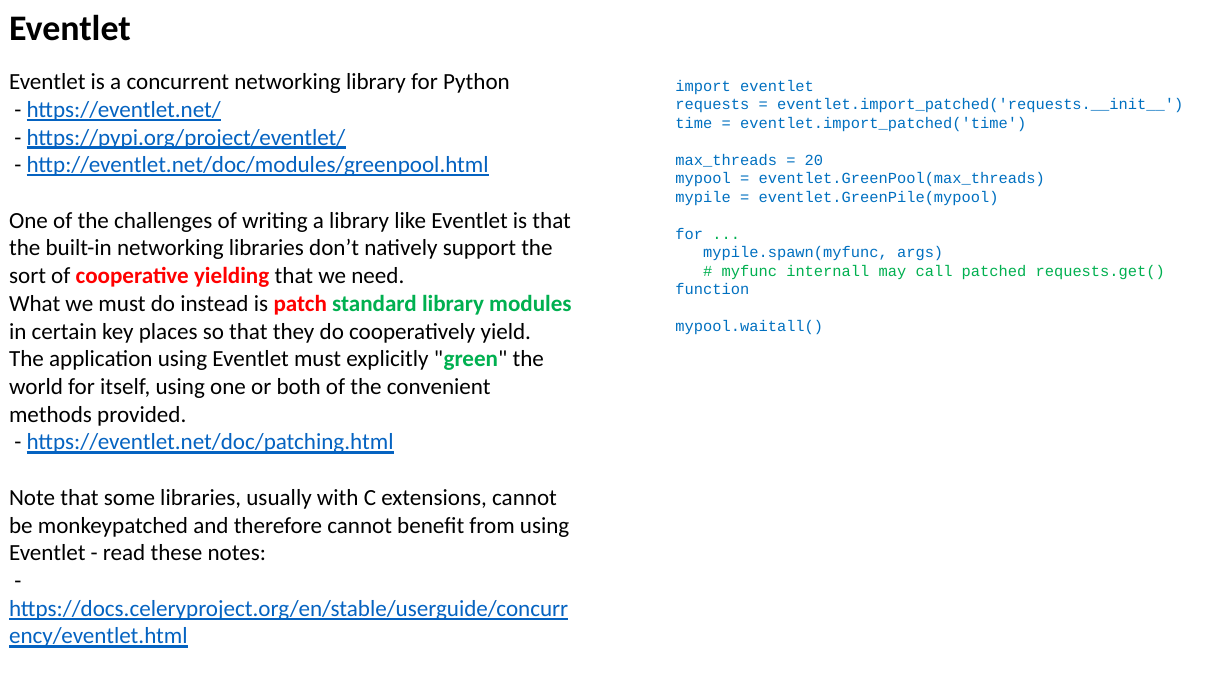
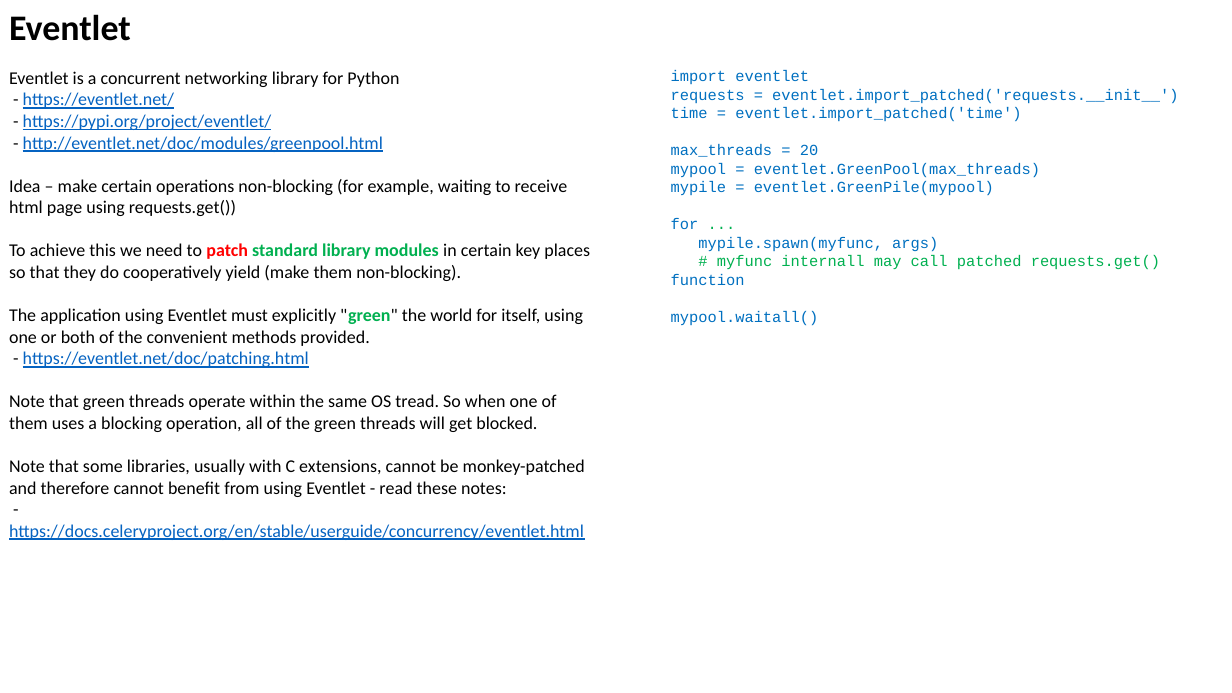
Before and after one commit to lselector/misc, a slide deck: slide 2 of python_threads_GIL.pptx. Drawn at 1232x693 pixels with LibreOffice and Linux fonts; fonts in the diff are those of the drawing. Boxes give left, top, right and bottom in pixels: in the first picture for what was removed or moved away, otherwise in the second. Text is boxed around its words. In the diff, an @@ line names an element or a change of style, - is before the commit and + after.

```diff
--- a/python_threads_GIL.pptx
+++ b/python_threads_GIL.pptx
@@ text at (9,71,584,540): size 18 to 14 pt in "Eventlet is a concurrent networking library for ...", "- https://eventlet.net/", "- https://pypi.org/project/eventlet/", "- http://eventlet.net/doc/modules/greenpool.html" and 3 more places @@
@@ text "import eventlet": place and size @@
-text "import eventlet" at (675,80,1183,335)
+text "import eventlet" at (671,70,1178,326)
@@ text at (9,179,590,281): text changed; size 18 to 14 pt @@
-One of the challenges of writing a library like Eventlet is that the built-in networking libraries don’t natively support the sort of cooperative yielding that we need.
-What we must do instead is patch standard library modules in certain key places so that they do cooperatively yield.
+Idea – make certain operations non-blocking (for example, waiting to receive html page using requests.get())
+To achieve this we need to patch standard library modules in certain key places so that they do cooperatively yield (make them non-blocking).
@@ text at (9,394,585,497): text changed; size 18 to 14 pt @@
-Note that some libraries, usually with C extensions, cannot be monkeypatched and therefore cannot benefit from using Eventlet - read these notes:
+Note that green threads operate within the same OS tread. So when one of them uses a blocking operation, all of the green threads will get blocked.
+Note that some libraries, usually with C extensions, cannot be monkey-patched and therefore cannot benefit from using Eventlet - read these notes:
```
